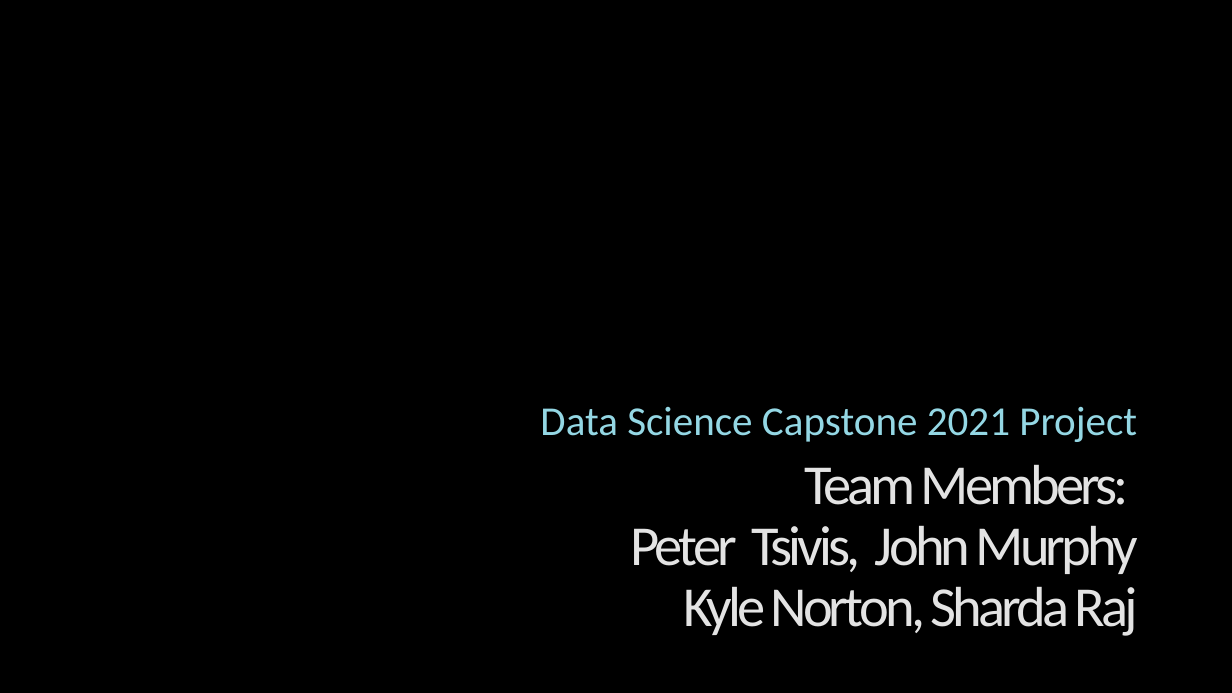
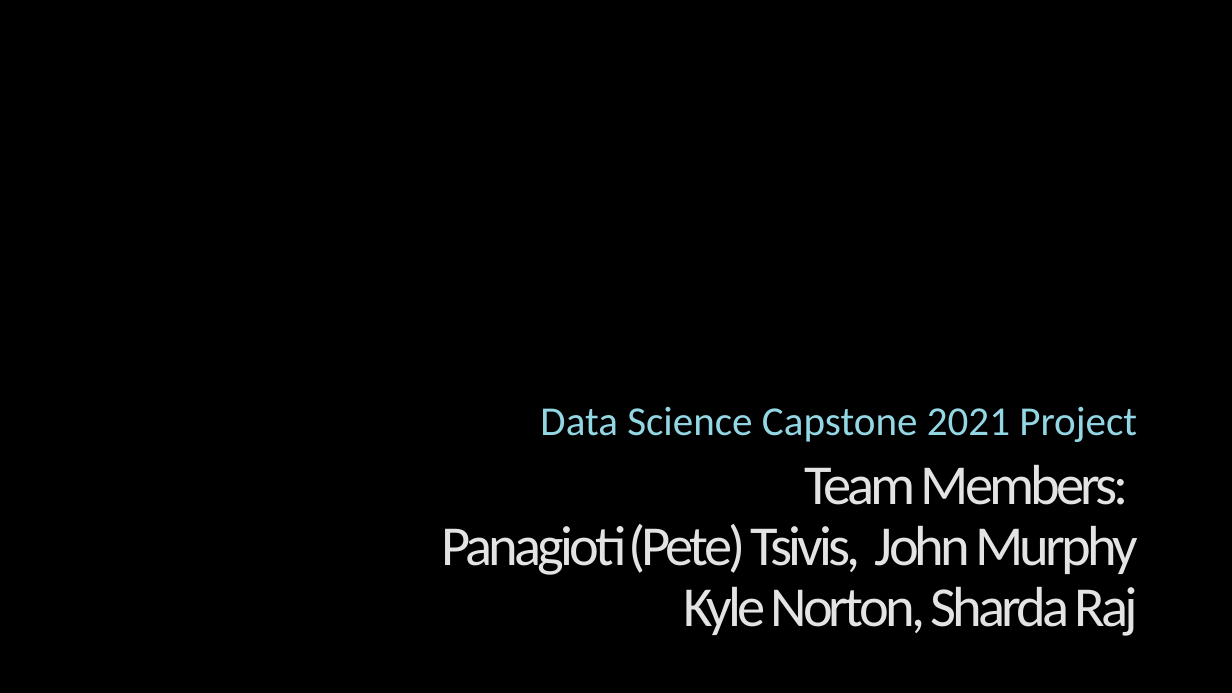
Before and after one commit to Rosedragon87/Capstone_Project_2021, a slide deck: slide 1 of Data_Science_Capstone_2021.pptx. Drawn at 1232x693 pixels with LibreOffice and Linux fonts; fonts in the diff are those of the drawing; background and template pictures are left out. Boxes give left, top, right and bottom in pixels: in the first picture for what was removed or moved away, otherwise in the second. Text is boxed around its words. In the diff, an @@ line names an element or a change of style, - is before the commit and + after.

```diff
--- a/Data_Science_Capstone_2021.pptx
+++ b/Data_Science_Capstone_2021.pptx
@@ title at bbox=[441, 464, 1138, 636]: text changed @@
-Team Members:
-Peter Tsivis, John Murphy
-Kyle Norton, Sharda Raj
+Team Members:
+Panagioti (Pete) Tsivis, John Murphy
+Kyle Norton, Sharda Raj
```
Also in this commit, not shown: 4 other slides changed, 9 slides added, 12 slides removed.
